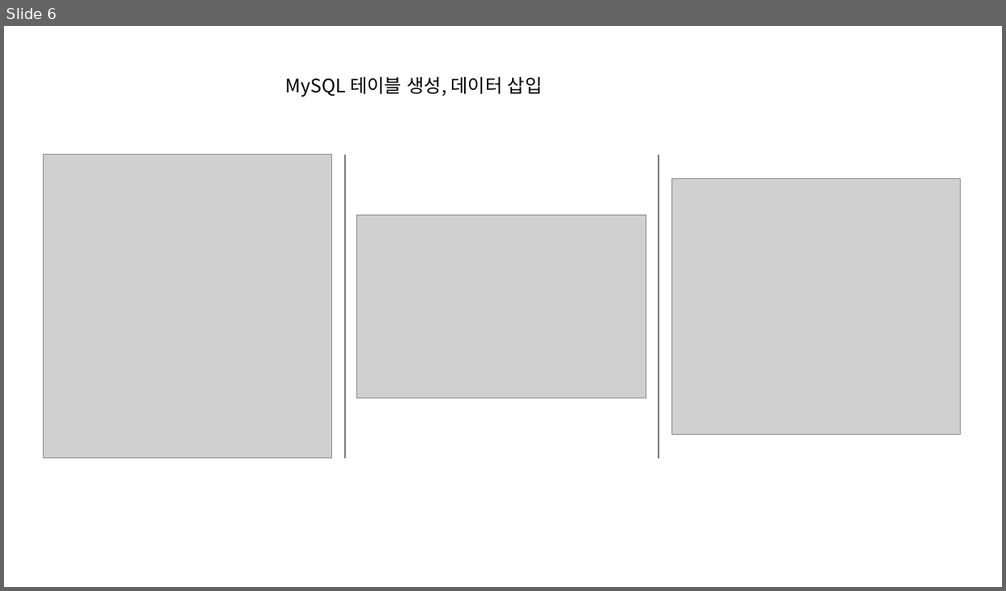
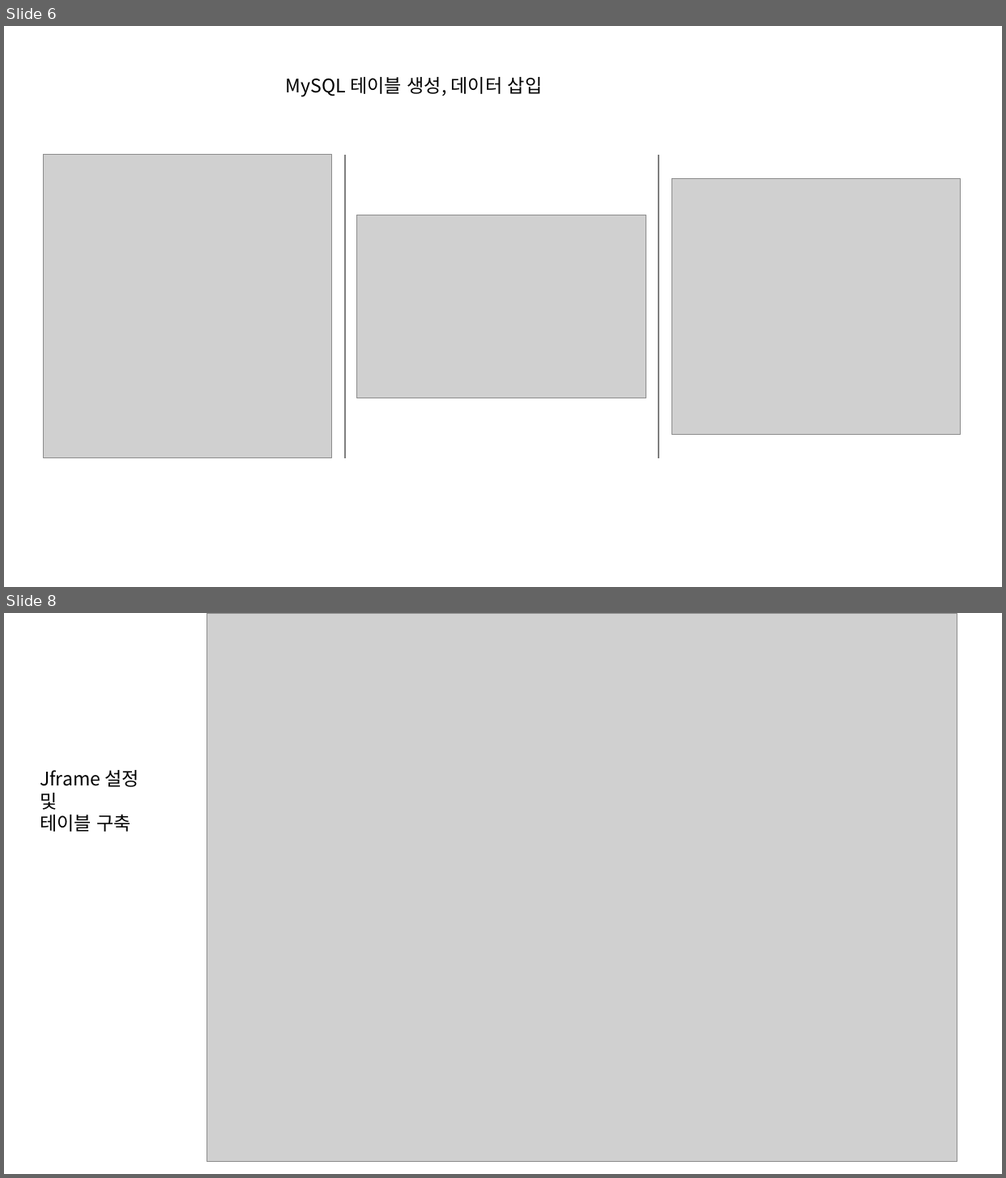
Before and after one commit to heoheoyun/java, a slide deck: ReportF/202241408 허윤 java.pptx. Shown one above the other, each under a label of ours: slide 6 before the commit, slides 6 and 8 after it; the slides between them are not shown. The pictures are 1006x591 and 1006x1178 pixels, drawn with LibreOffice and Linux fonts; fonts in the diff are those of the drawing; grey boxes stand for pictures. Boxes give left, top, right and bottom in pixels: in the first picture for what was removed or moved away, otherwise in the second. Text is boxed around its words. In the diff, an @@ line names an element or a change of style, - is before the commit and + after.

```diff
--- a/ReportF/202241408 허윤 java.pptx
+++ b/ReportF/202241408 허윤 java.pptx
@@ slide 8 added at [4,613,1002,1174], background #FFFFFF @@
@@ picture added at [206,613,957,1161] @@
@@ text added at [40,770,140,832], 18 pt, text #000000 @@
+Jframe 설정
+및
+테이블 구축
```
Also in this commit, not shown: 1 slide changed, 3 other slides added, 4 slides removed.
